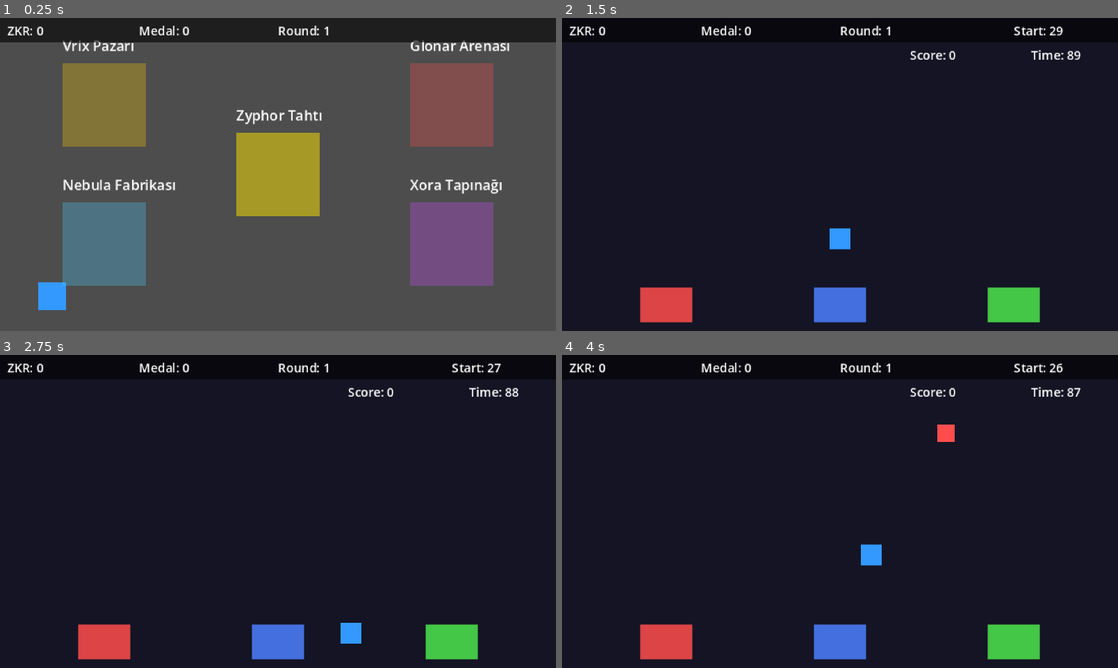
Above: before the commit, frames 1-4 (two rows, left to right).
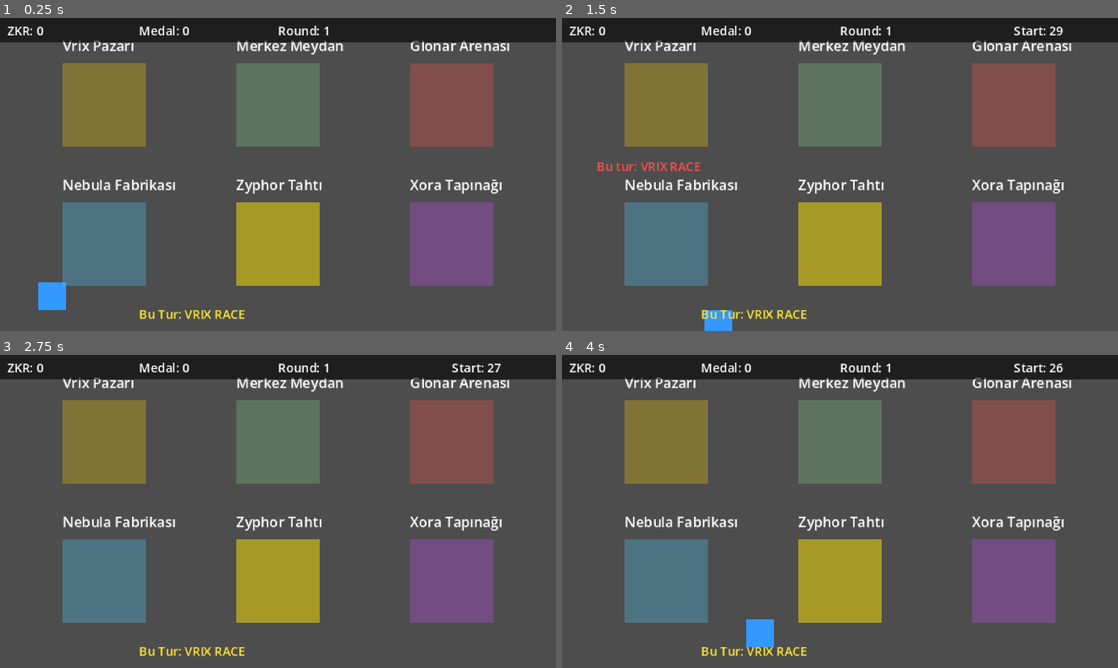
Above: after the commit, the same moments.

Repository: IchbineineBiene2/co-op-pixel-game
Game: Godot game, scene res://scenes/main_map.tscn
The game is run twice, just before and just after one commit, with the same random seed, the same clock (stepped at 60 frames per second) and the same inputs.
Inputs:
- Up to frame 1 (0.25 s): no input
- Up to frame 2 (1.5 s): tap Enter at 0.5 s; hold D (move_right) 0.53-1.28 s; hold Space (action_a) 0.53-1.28 s; hold S (move_down) from 1.28 s (still down); tap Space (action_a) at 1.35 s
- Up to frame 3 (2.75 s): release S (move_down) at 2.03 s; hold D (move_right) from 2.03 s (still down); hold Shift (action_b) from 2.03 s (still down); tap Space (action_a) at 2.3 s
- Up to frame 4 (4 s): release D (move_right) at 2.78 s; release Shift (action_b) at 2.78 s; hold W (move_up) 2.78-3.53 s; tap Space (action_a) at 2.85 s; hold A (move_left) from 3.53 s (still down); hold Space (action_a) from 3.53 s (still down)

The runs differ from the first frame. In frame 1, 11% of the frame differs, in the area x 25-62%, y 7-97%; in frame 2, 92%; in frame 3, 92%; in frame 4, 92%, in the area x 0-100%, y 7-100%.

Commit message:
fix: M1 - nebula factory timer, GameManager sync, RoundManager shuffle, zone locking, bomb zone separated

Diff:
--- a/zyphor-chronicles/scripts/main_map.gd
+++ b/zyphor-chronicles/scripts/main_map.gd
@@ -9,6 +9,15 @@
 	_create_zones()
 	var hud = preload("res://scenes/ui/hud.tscn").instantiate()
 	add_child(hud)
+
+	# Tur başlangıcında aktif mini oyunu göster
+	var announce = Label.new()
+	announce.name = "TurAnnounce"
+	announce.text = "Bu Tur: " + GameManager.get_current_minigame().replace("_", " ").to_upper()
+	announce.position = Vector2(80, 165)
+	announce.add_theme_font_size_override("font_size", 7)
+	announce.modulate = Color(1, 0.9, 0.2)
+	add_child(announce)
 
 func _create_player() -> void:
 	player = CharacterBody2D.new()
@@ -48,11 +57,12 @@
 
 func _create_zones() -> void:
 	var zones = [
-		{"name": "Vrix Pazarı", "pos": Vector2(60, 50),  "color": Color(1,0.8,0,0.3), "scene": "res://scenes/minigames/vrix_race.tscn"},
-		{"name": "Glonar Arenası", "pos": Vector2(260, 50),  "color": Color(1,0.3,0.3,0.3), "scene": "res://scenes/minigames/glonar_fight.tscn"},
-		{"name": "Nebula Fabrikası", "pos": Vector2(60, 130), "color": Color(0.3,0.8,1,0.3), "scene": "res://scenes/minigames/nebula_factory.tscn"},
-		{"name": "Xora Tapınağı", "pos": Vector2(260, 130), "color": Color(0.8,0.3,1,0.3), "scene": "res://scenes/minigames/xora_memory.tscn"},
-		{"name": "Zyphor Tahtı", "pos": Vector2(160, 90),  "color": Color(1,0.9,0,0.5), "scene": ""},
+		{"name": "Vrix Pazarı",      "pos": Vector2(60, 50),   "color": Color(1,0.8,0,0.3),   "scene": "res://scenes/minigames/vrix_race.tscn"},
+		{"name": "Glonar Arenası",   "pos": Vector2(260, 50),  "color": Color(1,0.3,0.3,0.3), "scene": "res://scenes/minigames/glonar_fight.tscn"},
+		{"name": "Nebula Fabrikası", "pos": Vector2(60, 130),  "color": Color(0.3,0.8,1,0.3), "scene": "res://scenes/minigames/nebula_factory.tscn"},
+		{"name": "Xora Tapınağı",    "pos": Vector2(260, 130), "color": Color(0.8,0.3,1,0.3), "scene": "res://scenes/minigames/xora_memory.tscn"},
+		{"name": "Merkez Meydan",    "pos": Vector2(160, 50),  "color": Color(0.5,0.8,0.5,0.3), "scene": "res://scenes/minigames/zyphor_bomb.tscn"},
+		{"name": "Zyphor Tahtı",     "pos": Vector2(160, 130), "color": Color(1,0.9,0,0.5),   "scene": ""},
 	]
 
 	for z in zones:
--- a/zyphor-chronicles/scripts/minigames/nebula_factory.gd
+++ b/zyphor-chronicles/scripts/minigames/nebula_factory.gd
@@ -1,4 +1,4 @@
-extends MinigameBase
+extends Node2D
 
 const BIN_COLORS  = [Color(1, 0.3, 0.3), Color(0.3, 0.5, 1), Color(0.3, 0.9, 0.3)]
 const BIN_POSITIONS = [Vector2(60, 155), Vector2(160, 155), Vector2(260, 155)]
@@ -11,9 +11,13 @@
 var timer_label: Label = null
 var fall_speed: float = 30.0
 var spawn_timer_node: Timer = null
+var time_left: float = 60.0
+var is_running: bool = false
+var difficulty: String = "medium"
 
 func _ready() -> void:
-	start(GameManager.get_difficulty())
+	difficulty = GameManager.get_difficulty()
+	_on_start()
 
 func _on_start() -> void:
 	var spawn_interval: float
@@ -30,6 +34,7 @@
 			time_left = 60.0
 			fall_speed = 60.0
 			spawn_interval = 1.0
+	is_running = true
 	_create_scene(spawn_interval)
 
 func _create_scene(spawn_interval: float) -> void:
@@ -180,7 +185,6 @@
 		timer_label.text = "Time: " + str(int(max(time_left, 0)))
 	if time_left <= 0.0:
 		is_running = false
-		print("Nebula: süre bitti, _finish_game çağrılıyor")
 		_finish_game()
 
 func _finish_game() -> void:
@@ -194,4 +198,7 @@
 		medals = 1
 	PlayerData.add_zkr(zkr)
 	PlayerData.add_medals(medals)
-	get_tree().change_scene_to_file.call_deferred("res://scenes/ui/results.tscn")
+	GameManager.add_zkr(1, zkr)
+	GameManager.add_medals(1, medals)
+	GameManager.next_round()
+	get_tree().call_deferred("change_scene_to_file", "res://scenes/ui/results.tscn")
--- a/zyphor-chronicles/scripts/results.gd
+++ b/zyphor-chronicles/scripts/results.gd
@@ -1,6 +1,17 @@
 extends Node2D
 
 func _ready() -> void:
+	var my_id = 1
+	if multiplayer != null and multiplayer.has_multiplayer_peer():
+		my_id = multiplayer.get_unique_id()
+
+	if not GameManager.players.has(my_id):
+		GameManager.register_player(my_id, SaveManager.player_name)
+
+	GameManager.add_zkr(my_id, PlayerData.zkr)
+	GameManager.add_medals(my_id, PlayerData.medals)
+	GameManager.next_round()
+
 	var canvas = CanvasLayer.new()
 	add_child(canvas)
 
@@ -28,10 +39,17 @@
 	canvas.add_child(medals_label)
 
 	var round_label = Label.new()
-	round_label.text = "Round: " + str(GameManager.current_round + 1)
+	round_label.text = "Round: " + str(GameManager.current_round)
 	round_label.position = Vector2(110, 100)
 	round_label.add_theme_font_size_override("font_size", 10)
 	canvas.add_child(round_label)
+
+	var next_label = Label.new()
+	next_label.text = "Next: " + GameManager.get_current_minigame().replace("_", " ").to_upper()
+	next_label.position = Vector2(90, 115)
+	next_label.add_theme_font_size_override("font_size", 8)
+	next_label.modulate = Color(1, 0.8, 0.2)
+	canvas.add_child(next_label)
 
 	var continue_label = Label.new()
 	continue_label.text = "Press A to continue"
--- a/zyphor-chronicles/scripts/zone_trigger.gd
+++ b/zyphor-chronicles/scripts/zone_trigger.gd
@@ -52,8 +52,43 @@
 				print("Henüz yeterli madalyon yok! Mevcut: ", medals)
 			return
 
+		# Aktif tur kontrolü - sadece doğru bölgeye girilebilir
+		if zone_name != "Zyphor Tahtı" and minigame_scene != "":
+			var current_game = GameManager.get_current_minigame()
+			var zone_game_map = {
+				"Vrix Pazarı": "vrix_race",
+				"Glonar Arenası": "glonar_fight",
+				"Nebula Fabrikası": "nebula_factory",
+				"Xora Tapınağı": "xora_memory",
+				"Merkez Meydan": "zyphor_bomb",
+				"Zyphor Tahtı": ""
+			}
+			var expected_game = zone_game_map.get(zone_name, "")
+			if expected_game != current_game:
+				# Yanlış bölge - kilitli mesajı göster
+				var locked_label = Label.new()
+				locked_label.name = "LockedLabel"
+				locked_label.text = "Bu tur: " + current_game.replace("_", " ").to_upper()
+				locked_label.position = Vector2(20, 80)
+				locked_label.add_theme_font_size_override("font_size", 7)
+				locked_label.modulate = Color(1, 0.3, 0.3)
+				get_tree().current_scene.add_child(locked_label)
+				await get_tree().create_timer(2.0).timeout
+				if is_instance_valid(locked_label):
+					locked_label.queue_free()
+				return
+
 		# Onay diyalogu ile mini oyuna geç
 		if minigame_scene != "" and zone_name != "Zyphor Tahtı":
+			# Zaten bekleyen bir dialog varsa yeni dialog açma
+			if has_meta("pending_scene"):
+				return
+
+			# Sahnede başka bir ZoneDialog varsa önce onu temizle
+			var existing = get_tree().current_scene.find_child("ZoneDialog", true, false)
+			if existing:
+				existing.queue_free()
+
 			var dialog_label = Label.new()
 			dialog_label.text = zone_name + " mini oyununa girmek istiyor musun? (A: Evet, B: Hayır)"
 			dialog_label.position = Vector2(20, 80)
@@ -90,3 +125,14 @@
 			my_id = multiplayer.get_unique_id()
 		RoundManager.player_left_zone(my_id)
 		print(zone_name, " bölgesinden çıkıldı!")
+
+		# Bölgeden çıkınca bekleyen dialog varsa iptal et
+		if has_meta("pending_scene"):
+			if has_meta("dialog_node"):
+				var d = get_meta("dialog_node")
+				if is_instance_valid(d):
+					d.queue_free()
+			remove_meta("pending_scene")
+			if has_meta("dialog_node"):
+				remove_meta("dialog_node")
+			set_process_input(false)
